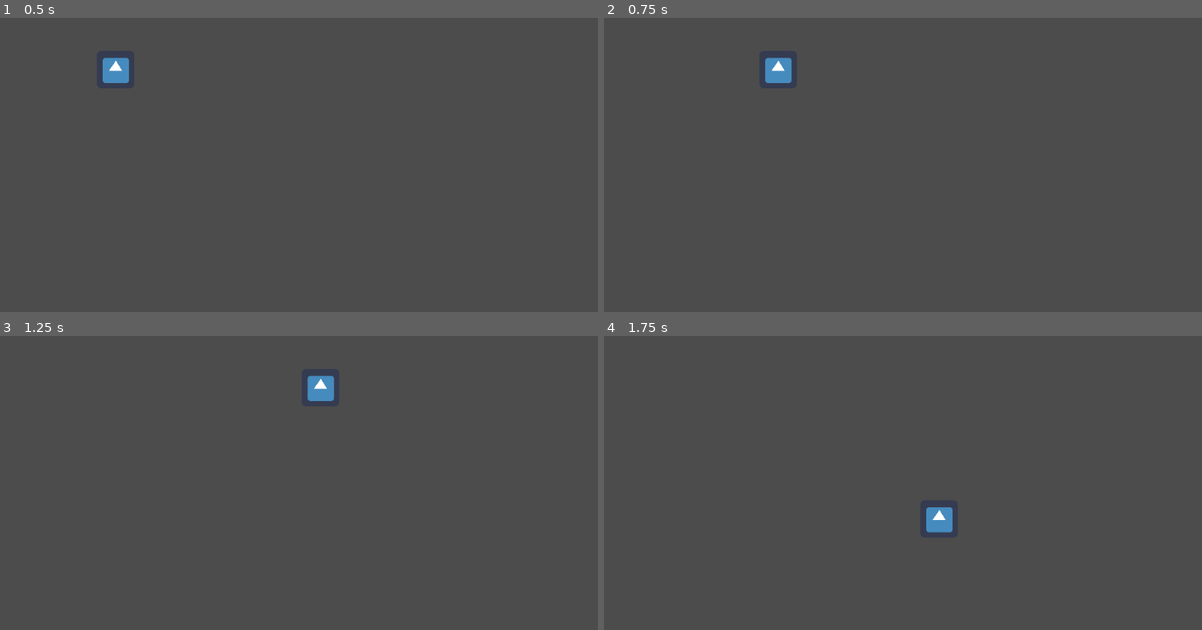
Above: before the commit, frames 1-4 (two rows, left to right).
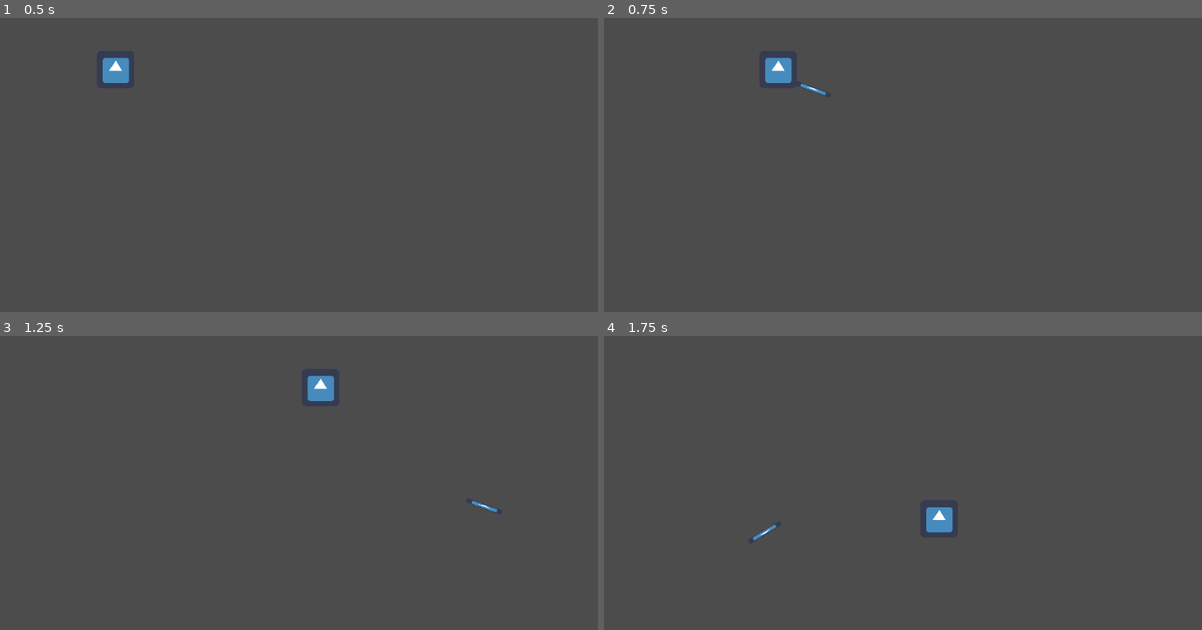
Above: after the commit, the same moments.

Repository: MarioCakeDev/LaserBeesShootingSpaceFrogs
Game: Godot game, scene res://Szene.tscn
Two runs of this game, one before a commit and one after it. Both use one fixed random seed, a clock stepped at 60 frames per second and the inputs below. The engine's default icon, where the game draws it, is replaced by a stand-in: a white triangle on a blue panel in a dark square.
Inputs (mouse positions are in pixels of both pictures, inside the frame that each line leads up to):
- Up to frame 1 (0.5 s): no input
- Up to frame 2 (0.75 s): tap Enter at 0.5 s; move the mouse to (1034, 167) at 0.52 s; hold D (right) from 0.53 s (still down); click (1034, 167) at 0.67 s
- Up to frame 3 (1.25 s): keep holding D (right)
- Up to frame 4 (1.75 s): move the mouse to (783, 521) at 1.27 s; release D (right) at 1.28 s; hold S (down) from 1.28 s (still down); click (783, 521) at 1.42 s

Frame 1 is identical in both runs. In frame 2, less than 0.1% of the frame differs, in the area x 32-38%, y 22-27%; in frame 3, less than 0.1%; in frame 4, less than 0.1%.

Commit message:
Add golden shot

Diff:
--- /dev/null
+++ b/Bee.gd
@@ -0,0 +1,78 @@
+extends Node2D
+
+var velocity: Vector2 = Vector2()
+export var speed: float = 500
+
+var createShot = load("res://Shot.tscn")
+
+var actionsPressed = []
+
+func _ready():
+	pass # Replace with function body.
+
+func _physics_process(delta):
+	position += velocity * delta
+
+func onReleased_left():
+	velocity.x = 0
+
+func onReleased_right():
+	velocity.x = 0
+
+func onReleased_up():
+	velocity.y = 0
+
+func onReleased_down():
+	velocity.y = 0
+
+func on_left():
+	velocity.x = -speed
+
+func on_right():
+	velocity.x = speed
+
+func on_up():
+	velocity.y = -speed
+
+func on_down():
+	velocity.y = speed
+
+func shoot(shootPosition: Vector2):
+	var shootDirection: Vector2 = shootPosition - position
+	shootDirection = shootDirection.normalized()
+	var shot: Shot = createShot.instance()
+	shot.rotation = shootDirection.angle()
+	shot.position = position
+	$"..".add_child(shot)
+	shot.fly()
+
+func _input(event):
+	if event is InputEventMouseButton and event.pressed and event.button_index == BUTTON_LEFT:
+	   shoot(event.position)
+
+	if event is InputEventKey:
+		actOnPressed(event, "left")
+		actOnPressed(event, "right")
+		actOnPressed(event, "up")
+		actOnPressed(event, "down")
+
+		actOnReleased(event, "left", "right")
+		actOnReleased(event, "right", "left")
+		actOnReleased(event, "up", "down")
+		actOnReleased(event, "down", "up")
+
+func actOnPressed(event, action: String):
+	if event.is_action_pressed(action):
+		if not actionsPressed.has(action):
+			actionsPressed.push_back(action)
+		call("on_" + action)
+
+func actOnReleased(event, actionReleased: String, actionDown: String):
+	if event.is_action_released(actionReleased):
+		if actionsPressed.has(actionReleased):
+			var pos = actionsPressed.find(actionReleased)
+			actionsPressed.remove(pos)
+		if actionsPressed.has(actionDown):
+			call("on_" + actionDown)
+		else:
+			call("onReleased_" + actionReleased)
--- /dev/null
+++ b/Bee.tres.gd
@@ -0,0 +1,63 @@
+extends Node2D
+
+var velocity: Vector2 = Vector2()
+export var speed: float = 500
+
+var actionsPressed = []
+
+func _ready():
+	pass # Replace with function body.
+
+func _physics_process(delta):
+	position += velocity * delta
+
+func onReleased_left():
+	velocity.x = 0
+
+func onReleased_right():
+	velocity.x = 0
+
+func onReleased_up():
+	velocity.y = 0
+
+func onReleased_down():
+	velocity.y = 0
+
+func on_left():
+	velocity.x = -speed
+
+func on_right():
+	velocity.x = speed
+
+func on_up():
+	velocity.y = -speed
+
+func on_down():
+	velocity.y = speed
+
+func _input(event):
+	actOnPressed(event, "left")
+	actOnPressed(event, "right")
+	actOnPressed(event, "up")
+	actOnPressed(event, "down")
+
+	actOnReleased(event, "left", "right")
+	actOnReleased(event, "right", "left")
+	actOnReleased(event, "up", "down")
+	actOnReleased(event, "down", "up")
+
+func actOnPressed(event, action: String):
+	if event.is_action_pressed(action):
+		if not actionsPressed.has(action):
+			actionsPressed.push_back(action)
+		call("on_" + action)
+
+func actOnReleased(event, actionReleased: String, actionDown: String):
+	if event.is_action_released(actionReleased):
+		if actionsPressed.has(actionReleased):
+			var pos = actionsPressed.find(actionReleased)
+			actionsPressed.remove(pos)
+		if actionsPressed.has(actionDown):
+			call("on_" + actionDown)
+		else:
+			call("onReleased_" + actionReleased)
--- /dev/null
+++ b/Shot.gd
@@ -0,0 +1,20 @@
+extends Node2D
+class_name Shot
+
+export var speed = 1000
+
+var destroyed = false
+
+var velocity: Vector2 = Vector2()
+
+func _physics_process(delta):
+	position += velocity * delta
+
+func fly():
+	velocity = Vector2(cos(rotation), sin(rotation)) * speed
+	yield(get_tree().create_timer(2), "timeout")
+	destroy()
+
+func destroy():
+	if not destroyed:
+		queue_free()
--- /dev/null
+++ b/Shot.tscn
@@ -0,0 +1,12 @@
+[gd_scene load_steps=3 format=2]
+
+[ext_resource path="res://Shot.gd" type="Script" id=1]
+[ext_resource path="res://icon.png" type="Texture" id=2]
+
+[node name="Shot" type="Node2D"]
+script = ExtResource( 1 )
+
+[node name="Sprite" type="Sprite" parent="."]
+position = Vector2( 32, 0 )
+scale = Vector2( 1, 0.129866 )
+texture = ExtResource( 2 )
--- a/Szene.tscn
+++ b/Szene.tscn
@@ -1,85 +1,13 @@
 [gd_scene load_steps=3 format=2]
 
 [ext_resource path="res://icon.png" type="Texture" id=1]
-
-[sub_resource type="GDScript" id=1]
-script/source = "extends Node2D
-
-
-# Declare member variables here. Examples:
-# var a = 2
-# var b = \"text\"
-
-var velocity: Vector2 = Vector2()
-export var speed: float = 500
-
-var actionsPressed = []
-
-# Called when the node enters the scene tree for the first time.
-func _ready():
-	pass # Replace with function body.
-
-func _physics_process(delta):
-	position += velocity * delta
-
-func onReleased_left():
-	velocity.x = 0
-
-func onReleased_right():
-	velocity.x = 0
-
-func onReleased_up():
-	velocity.y = 0
-
-func onReleased_down():
-	velocity.y = 0
-
-func on_left():
-	velocity.x = -speed
-
-func on_right():
-	velocity.x = speed
-
-func on_up():
-	velocity.y = -speed
-
-func on_down():
-	velocity.y = speed
-
-func _input(event):
-	actOnPressed(event, \"left\")
-	actOnPressed(event, \"right\")
-	actOnPressed(event, \"up\")
-	actOnPressed(event, \"down\")
-
-	actOnReleased(event, \"left\", \"right\")
-	actOnReleased(event, \"right\", \"left\")
-	actOnReleased(event, \"up\", \"down\")
-	actOnReleased(event, \"down\", \"up\")
-
-func actOnPressed(event, action: String):
-	if event.is_action_pressed(action):
-		if not actionsPressed.has(action):
-			actionsPressed.push_back(action)
-		call(\"on_\" + action)
-
-func actOnReleased(event, actionReleased: String, actionDown: String):
-	if event.is_action_released(actionReleased):
-		if actionsPressed.has(actionReleased):
-			var pos = actionsPressed.find(actionReleased)
-			actionsPressed.remove(pos)
-		if actionsPressed.has(actionDown):
-			call(\"on_\" + actionDown)
-		else:
-			call(\"onReleased_\" + actionReleased)
-
-"
+[ext_resource path="res://Bee.gd" type="Script" id=2]
 
 [node name="Szene" type="Node2D"]
 
 [node name="Bee" type="Node2D" parent="."]
 position = Vector2( 200, 100 )
-script = SubResource( 1 )
+script = ExtResource( 2 )
 
 [node name="Sprite" type="Sprite" parent="Bee"]
 texture = ExtResource( 1 )
--- a/project.godot
+++ b/project.godot
@@ -8,9 +8,14 @@
 
 config_version=4
 
-_global_script_classes=[  ]
+_global_script_classes=[ {
+"base": "Node2D",
+"class": "Shot",
+"language": "GDScript",
+"path": "res://Shot.gd"
+} ]
 _global_script_class_icons={
-
+"Shot": ""
 }
 
 [application]
Not shown, added: assets/BeeRaw.png.import
